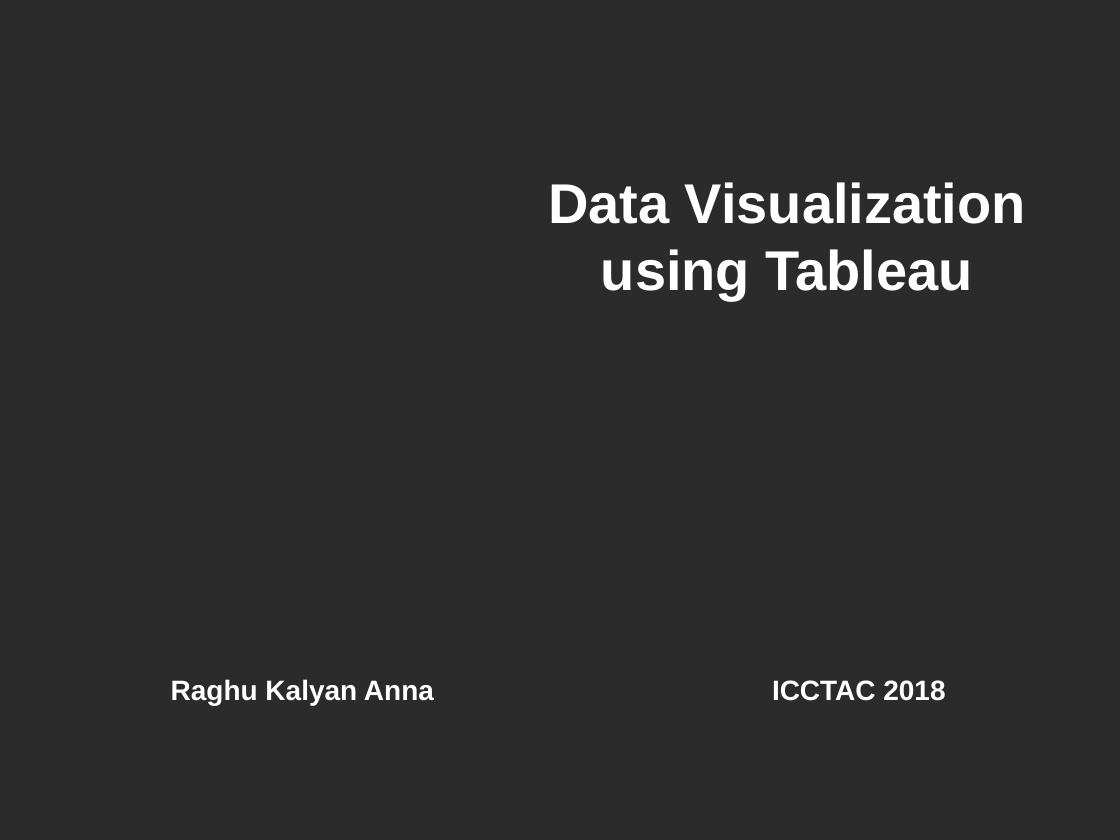
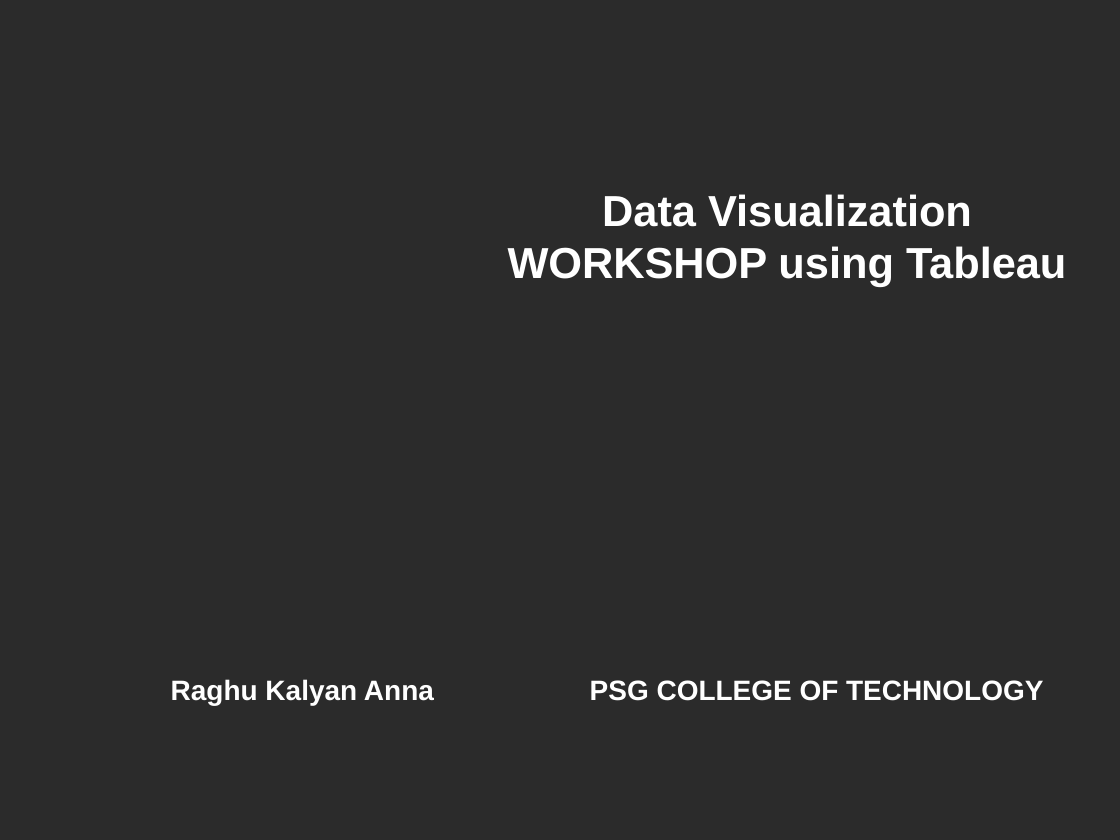
Before and after one commit to raghu-icecraft/tech-talks, a slide deck: slide 1 of Tableau/Mar_18/Tableau_Workshop_PSGTECH_DOMCA.ppt. Drawn at 1120x840 pixels with LibreOffice and Linux fonts; fonts in the diff are those of the drawing; background and template pictures are left out; a plain dark background stands for a picture behind light text. Boxes give left, top, right and bottom in pixels: in the first picture for what was removed or moved away, otherwise in the second. Text is boxed around its words. In the diff, an @@ line names an element or a change of style, - is before the commit and + after.

```diff
--- a/Tableau/Mar_18/Tableau_Workshop_PSGTECH_DOMCA.ppt
+++ b/Tableau/Mar_18/Tableau_Workshop_PSGTECH_DOMCA.ppt
@@ text at <box>508,194,1066,286</box>: text changed; size 36 to 27.9 pt @@
-Data Visualization using Tableau
+Data Visualization WORKSHOP using Tableau
@@ text at <box>590,680,1043,701</box>: text changed @@
-ICCTAC 2018
+PSG COLLEGE OF TECHNOLOGY
```
Also in this commit, not shown: 3 other slides changed, 4 slides added.
